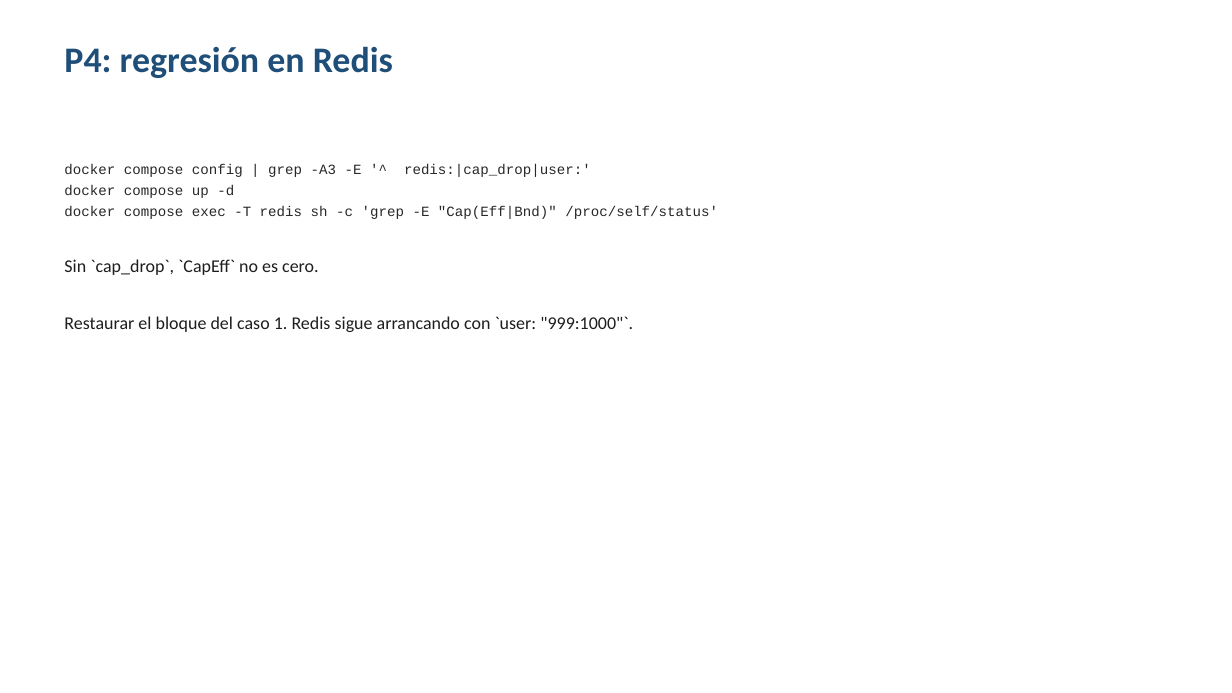
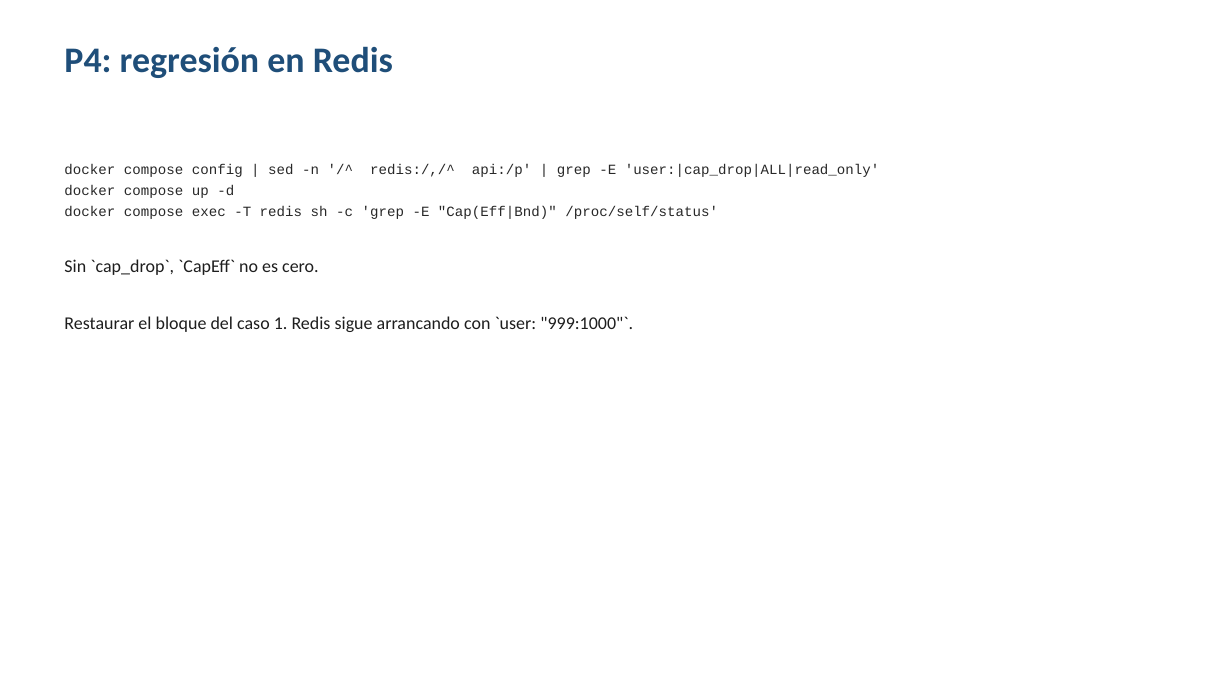
Before and after one commit to isaca0315/curso-docker, a slide deck: slide 10 of clase-04/casos/caso-publicacion.pptx. Drawn at 1232x693 pixels with LibreOffice and Linux fonts; fonts in the diff are those of the drawing. Boxes give left, top, right and bottom in pixels: in the first picture for what was removed or moved away, otherwise in the second. Text is boxed around its words. In the diff, an @@ line names an element or a change of style, - is before the commit and + after.

```diff
--- a/clase-04/casos/caso-publicacion.pptx
+++ b/clase-04/casos/caso-publicacion.pptx
@@ text at [64,164,880,177]: text changed @@
-docker compose config | grep -A3 -E '^ redis:|cap_drop|user:'
+docker compose config | sed -n '/^ redis:/,/^ api:/p' | grep -E 'user:|cap_drop|ALL|read_only'
```
Also in this commit, not shown: 11 other files.
